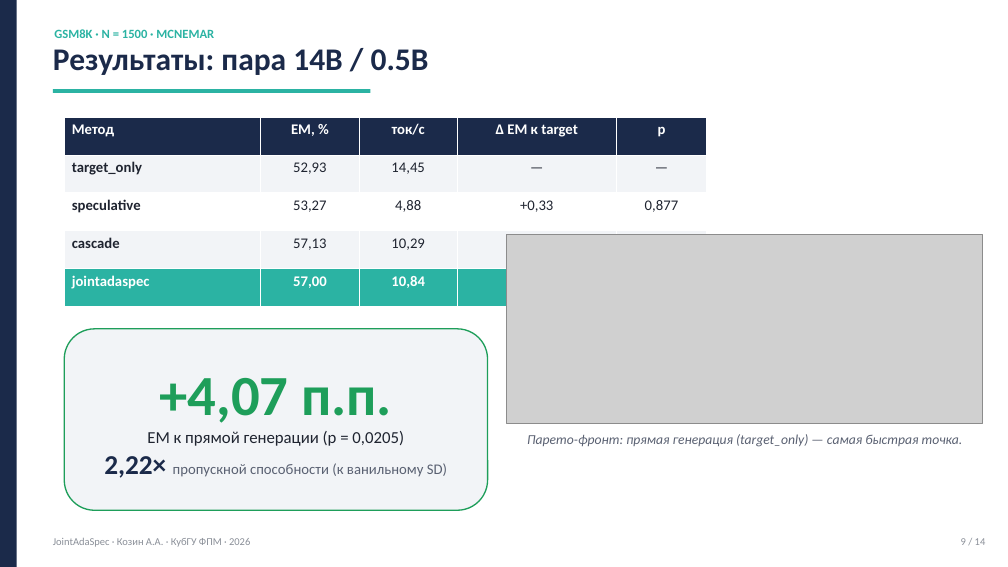
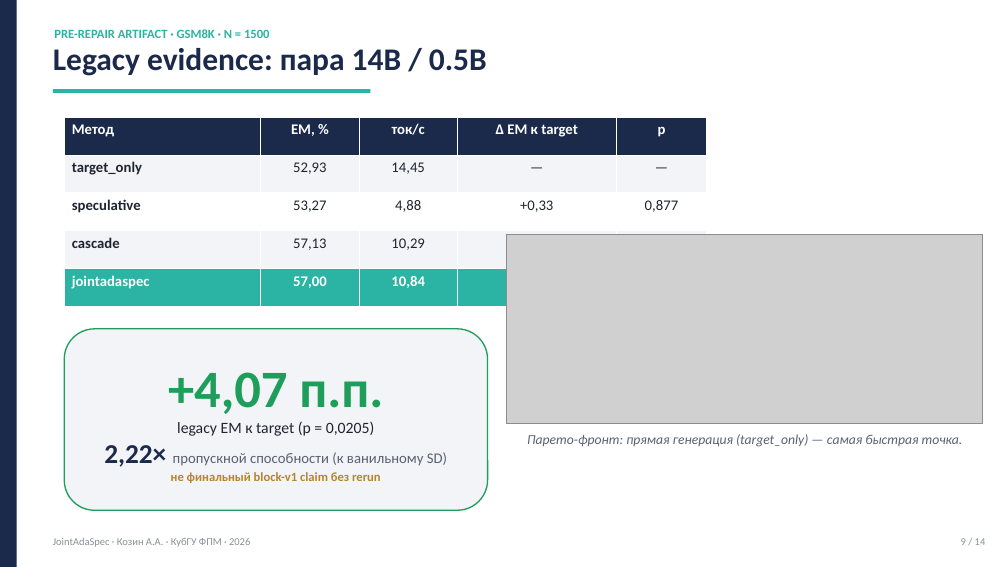
Before and after one commit to levvius/adaptive-speculative-decoding, a slide deck: slide 9 of papers/dist/JointAdaSpec_defense.pptx. Drawn at 1008x567 pixels with LibreOffice and Linux fonts; fonts in the diff are those of the drawing; grey boxes stand for pictures. Boxes give left, top, right and bottom in pixels: in the first picture for what was removed or moved away, otherwise in the second. Text is boxed around its words. In the diff, an @@ line names an element or a change of style, - is before the commit and + after.

```diff
--- a/papers/dist/JointAdaSpec_defense.pptx
+++ b/papers/dist/JointAdaSpec_defense.pptx
@@ text at <box>54,29,270,38</box>: text changed @@
-GSM8K · N = 1500 · MCNEMAR
+PRE-REPAIR ARTIFACT · GSM8K · N = 1500
@@ text at <box>53,48,487,76</box>: text changed @@
-Результаты: пара 14B / 0.5B
+Legacy evidence: пара 14B / 0.5B
@@ text in rounded rectangle at <box>168,372,383,414</box>: size 54 to 50 pt in "+4,07 п.п." @@
@@ text in rounded rectangle at <box>177,422,375,436</box>: text changed; size 16 to 15 pt @@
-EM к прямой генерации (p = 0,0205)
+legacy EM к target (p = 0,0205)
@@ text in rounded rectangle at <box>171,472,381,483</box>: paragraph added @@
+не финальный block-v1 claim без rerun
```
Also in this commit, not shown: 6 other slides changed, 3 other files.
